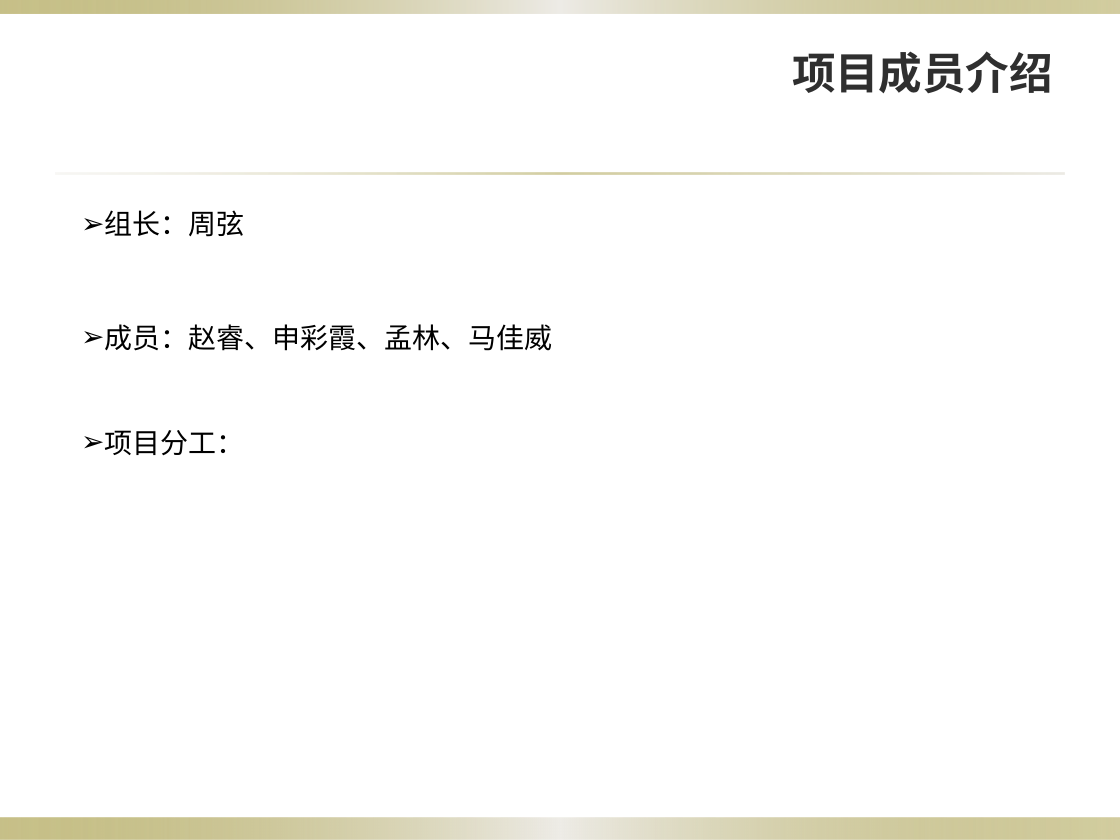
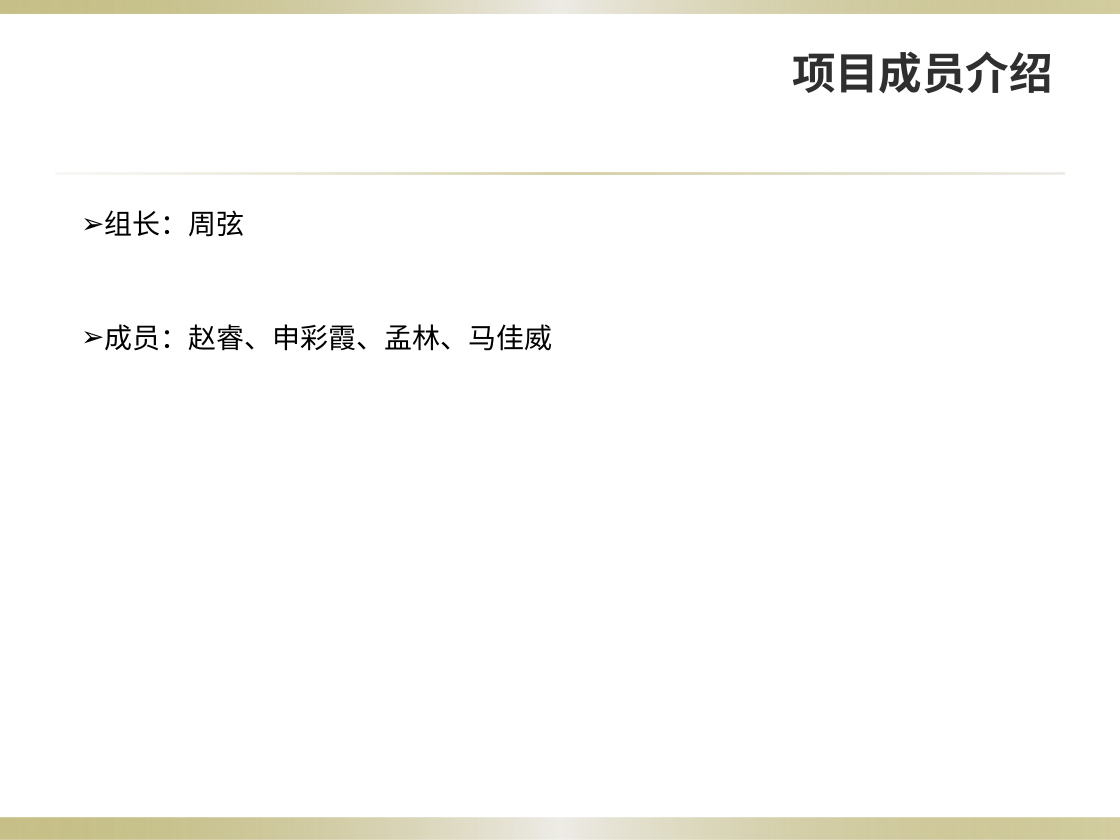
Before and after one commit to LittleHibiscus/txw, a slide deck: slide 3 of doc/天巡网系统.pptx. Drawn at 1120x840 pixels with LibreOffice and Linux fonts; fonts in the diff are those of the drawing; background and template pictures are left out. Boxes give left, top, right and bottom in pixels: in the first picture for what was removed or moved away, otherwise in the second. Text is boxed around its words. In the diff, an @@ line names an element or a change of style, - is before the commit and + after.

```diff
--- a/doc/天巡网系统.pptx
+++ b/doc/天巡网系统.pptx
@@ text removed at [104,430,244,455] @@
-➢ 项目分工：
```
Also in this commit, not shown: 3 other slides changed, 2 slides added.
